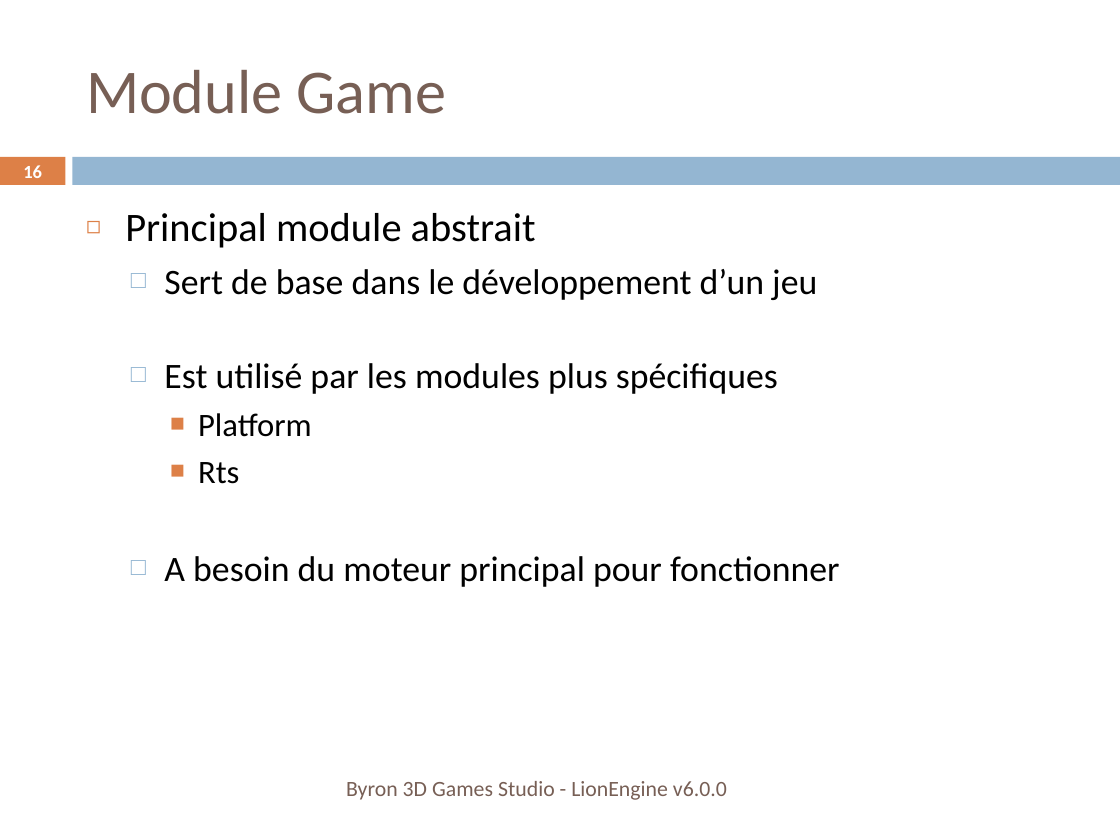
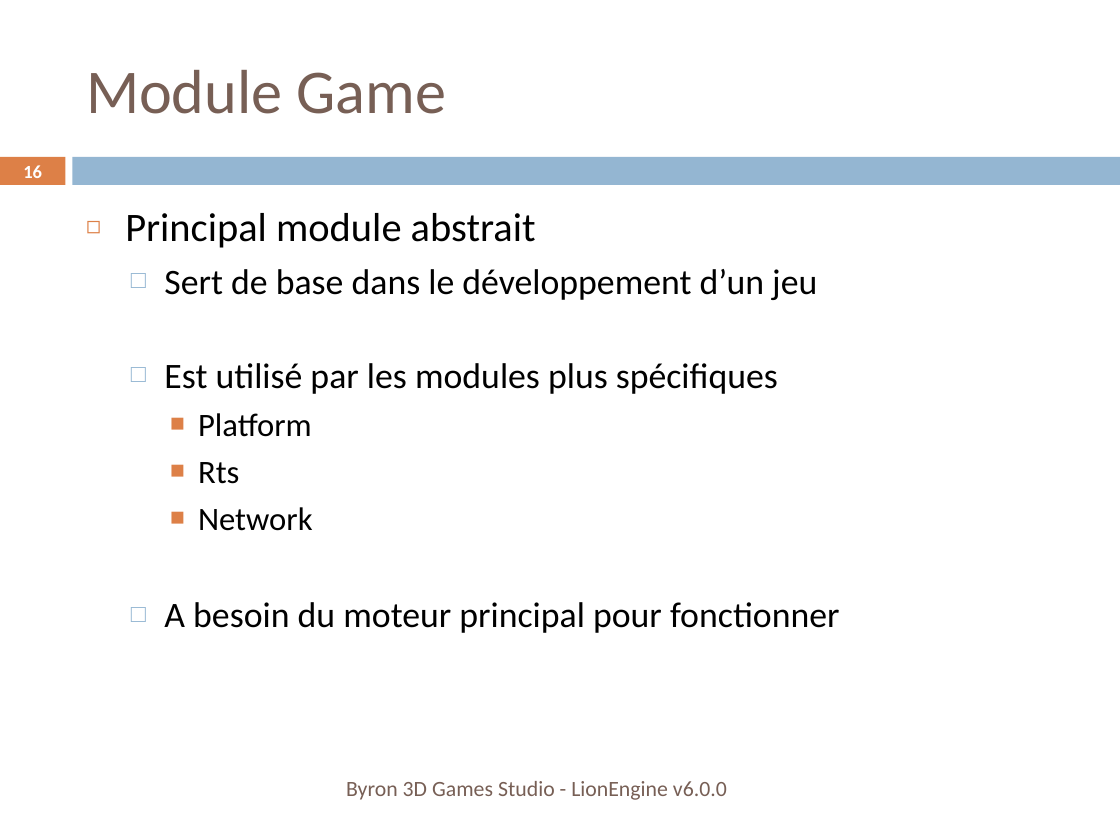
Before and after one commit to b3dgs/lionengine, a slide deck: slide 16 of doc/src/lionengine.pptx. Drawn at 1120x840 pixels with LibreOffice and Linux fonts; fonts in the diff are those of the drawing. Boxes give left, top, right and bottom in pixels: in the first picture for what was removed or moved away, otherwise in the second. Text is boxed around its words. In the diff, an @@ line names an element or a change of style, - is before the commit and + after.

Commit message:
Network doc updated.

```diff
--- a/doc/src/lionengine.pptx
+++ b/doc/src/lionengine.pptx
@@ text at box(198, 507, 313, 531): paragraph added @@
+    ■ Network
```
Also in this commit, not shown: 14 other slides changed, 12 slides added, 48 other files.
